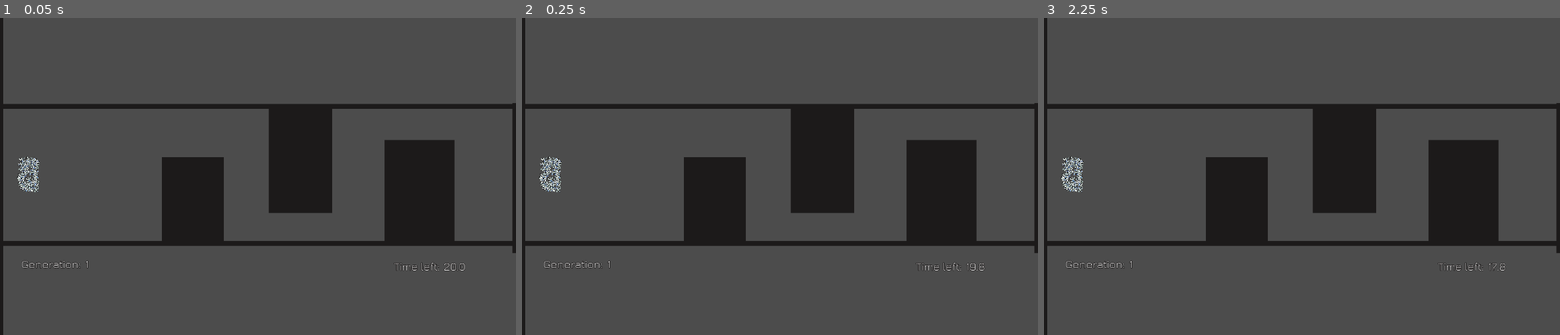
Above: before the commit, frames 1-3 (left to right).
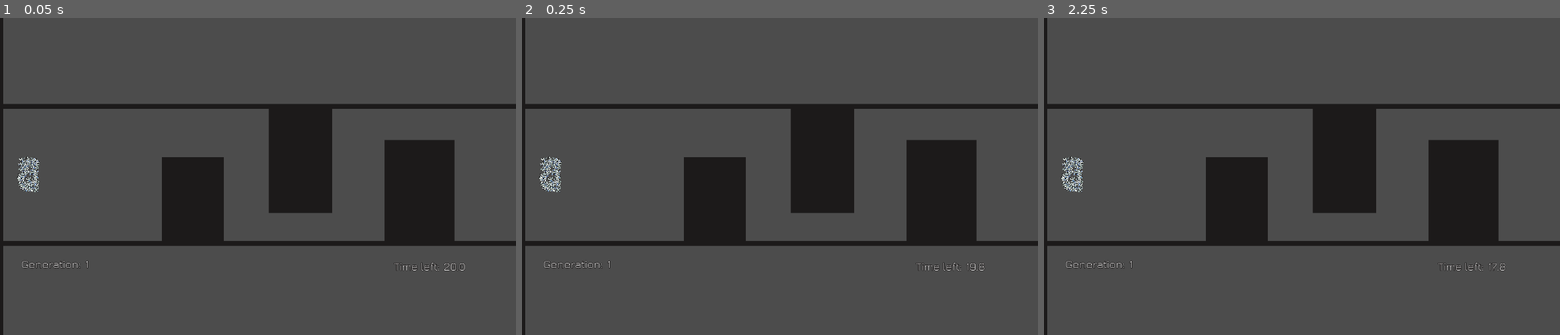
Above: after the commit, the same moments.

Repository: a0x77ry/plasmata
Game: Godot game, scene res://level1.tscn
Two runs of this game, one before a commit and one after it. Both use one fixed random seed, a clock stepped at 60 frames per second and the inputs below.
Inputs:
- Up to frame 1 (0.05 s): no input
- Up to frame 2 (0.25 s): no input
- Up to frame 3 (2.25 s): tap Enter (ui_accept) at 0.5, 0.77, 1.25, 1.52 s

The runs differ from the first frame. In frame 1, 0.3% of the frame differs, in the area x 99-100%, y 26-75%; in frame 2, 0.3%; in frame 3, 0.3%.

Commit message:
Adjust the constants

Diff:
--- a/level1.tscn
+++ b/level1.tscn
@@ -73,7 +73,7 @@
 collision_layer = 3
 
 [node name="Wall8" parent="Walls" instance=ExtResource( 2 )]
-position = Vector2( 1298, 273 )
+position = Vector2( 1324, 267 )
 rotation = 1.5708
 scale = Vector2( 11.8, 1 )
 
--- a/scripts/agent.gd
+++ b/scripts/agent.gd
@@ -2,8 +2,8 @@
 
 # export (int) var speed = 200
 # export (float) var rotation_speed = 3.0
-export (float) var speed = 50.0
-export (float) var rotation_speed = 1.5
+export (float) var speed = 30.0 # waa 50.0
+export (float) var rotation_speed = 1.0 # was 1.5
 export (float) var speed_limit = 300.0
 export (float) var rotation_speed_limit = 8.0
 export (int) var number_of_hidden_nodes = 8
@@ -11,6 +11,7 @@
 # export (int) var level_height = 350
 
 const NN = preload("res://scripts/neural_network.gd")
+const TIME_TO_FITNESS_MULTIPLICATOR = 120
 
 onready var ray_forward = get_node("ray_forward")
 onready var ray_f_up = get_node("ray_f_up")
@@ -61,7 +62,7 @@
 
 func get_fitness():
   genome.fitness = curve.get_closest_offset(position) \
-      + time_left_when_finished * Main.TIME_TO_FITNESS_MULTIPLICATOR
+      + time_left_when_finished * TIME_TO_FITNESS_MULTIPLICATOR
 
 
 func get_sensor_input():
--- a/scripts/genome.gd
+++ b/scripts/genome.gd
@@ -5,7 +5,7 @@
 const EXPECTED_MUTATED_GENE_RATE = 0.1
 const EXPECTED_DISABLING_RATE = EXPECTED_MUTATED_GENE_RATE / 2
 const MUTATION_STANDARD_DEVIATION = 2.0
-const ORIGINAL_WEIGHT_VALUE_LIMIT = 1.0
+const ORIGINAL_WEIGHT_VALUE_LIMIT = 2.0
 const ADD_LINK_RATE = 0.3
 const ADD_NODE_RATE = 0.2 # original : 0.25
 
--- a/scripts/main.gd
+++ b/scripts/main.gd
@@ -1,6 +1,4 @@
 extends Node2D
-
-const TIME_TO_FITNESS_MULTIPLICATOR = 70
 
 const Population = preload("res://scripts/population.gd")
 
